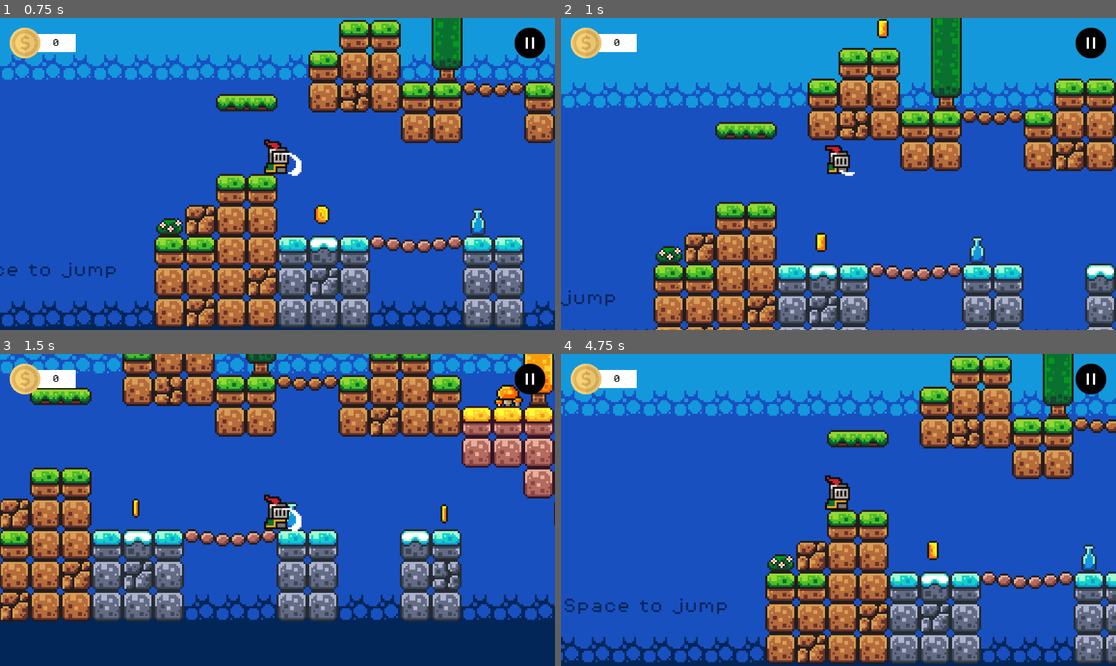
Above: before the commit, frames 1-4 (two rows, left to right).
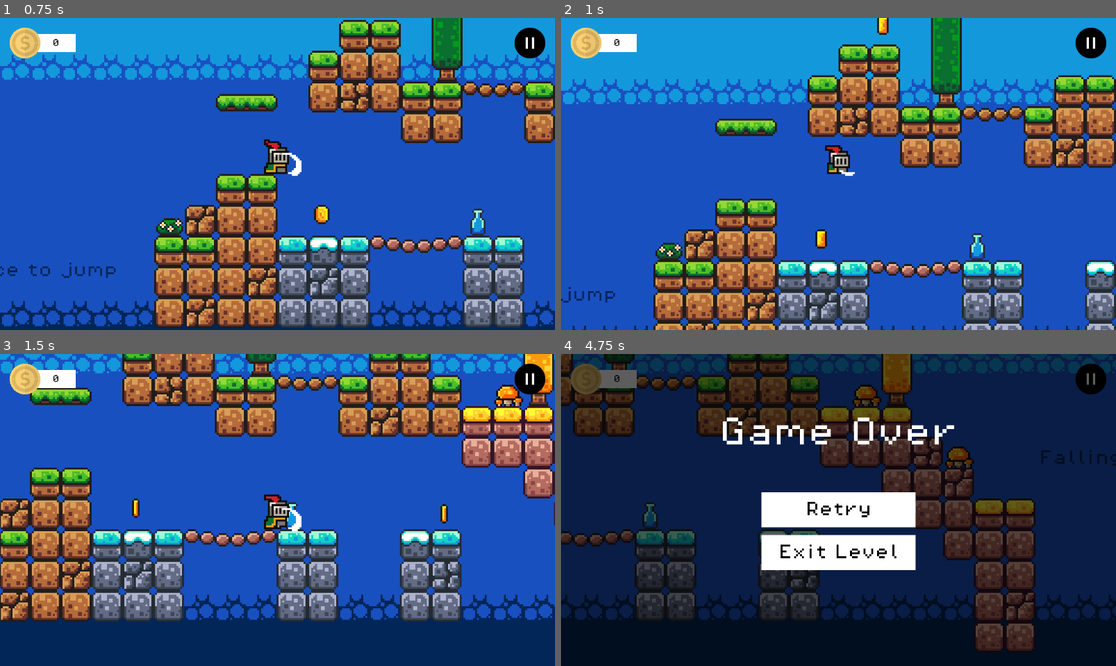
Above: after the commit, the same moments.

Repository: ImadSaddik/FirstGodotGame
Game: Godot game, scene res://scenes/level_1.tscn
The game is run twice, just before and just after one commit, with the same random seed, the same clock (stepped at 60 frames per second) and the same inputs. This scene is started directly instead of the project's main scene.
Inputs (mouse positions are in pixels of both pictures, inside the frame that each line leads up to):
- Up to frame 1 (0.75 s): hold Right (move_right) from 0.53 s (still down); tap E (hit) at 0.6 s
- Up to frame 2 (1 s): keep holding Right (move_right); tap Space (jump) at 0.77 s
- Up to frame 3 (1.5 s): keep holding Right (move_right); tap E (hit) at 1.35 s
- Up to frame 4 (4.75 s): tap Space (jump) at 1.52, 3.02, 3.77 s; release Right (move_right) at 2.03 s; hold Left (move_left) 2.03-2.78 s; tap E (hit) at 2.1, 2.85, 3.6 s; hold Right (move_right) 2.78-4.25 s; click (838, 510) at 4.25 s, where only the run before the commit has a clickable "Retry"

Frame 1 is identical in both runs. In frame 2, 22% of the frame differs, in the area x 0-100%, y 0-100%; in frame 3, 0.2%; in frame 4, 99%.

Commit message:
Fixed a bug that caused the player to stay stuck on the ceiling and not fall down

Diff:
--- a/scripts/player.gd
+++ b/scripts/player.gd
@@ -56,7 +56,10 @@
 
 
 func is_in_air() -> bool:
-	return not is_on_floor() and not is_on_ceiling() and not isOnLadder
+	if isGravityInverted:
+		return not is_on_ceiling() and not isOnLadder
+	else:
+		return not is_on_floor() and not isOnLadder
 
 
 func apply_gravity(delta: float) -> void:
